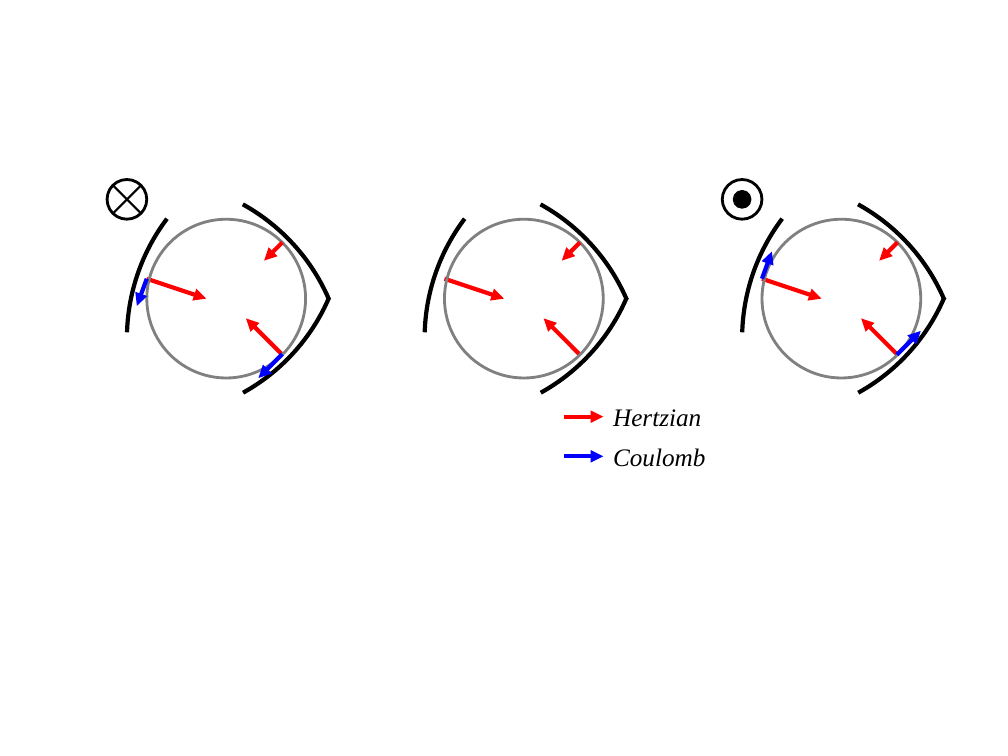
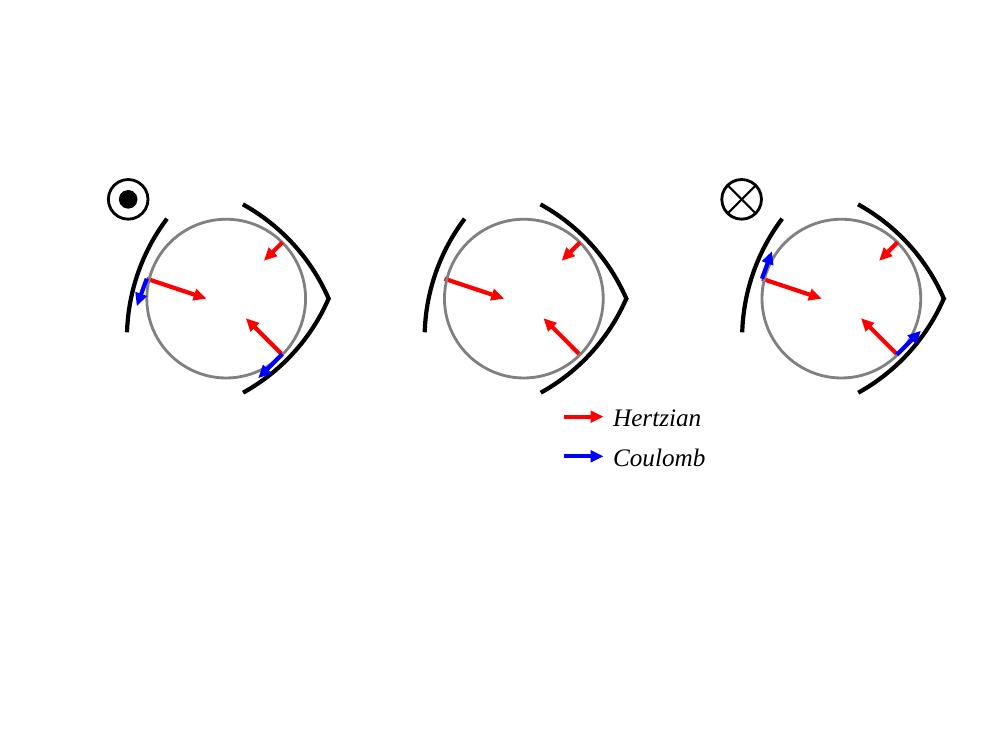
Before and after one commit to CurryMultiSci/Ballscrew-ElasticShaft-withCoulomb, a slide deck: slide 5 of _3_Friction_between_ball_and_spiral/_3_2_Friction_Distribution_between_twisted_Spiral_Torus/プレゼンテーション1.pptx (slide 4 before the commit). Drawn at 1008x756 pixels with LibreOffice and Linux fonts; fonts in the diff are those of the drawing. Boxes give left, top, right and bottom in pixels: in the first picture for what was removed or moved away, otherwise in the second. Text is boxed around its words. In the diff, an @@ line names an element or a change of style, - is before the commit and + after.

```diff
--- a/_3_Friction_between_ball_and_spiral/_3_2_Friction_Distribution_between_twisted_Spiral_Torus/プレゼンテーション1.pptx
+++ b/_3_Friction_between_ball_and_spiral/_3_2_Friction_Distribution_between_twisted_Spiral_Torus/プレゼンテーション1.pptx
@@ ellipse: place and size @@
-ellipse at bbox=[734, 192, 750, 208]
+ellipse at bbox=[120, 192, 136, 208]
@@ line moved from (113, 185) - (141, 214) to (728, 185) - (756, 214) @@
@@ line moved from (141, 185) - (113, 214) to (756, 185) - (728, 214) @@
```
Also in this commit, not shown: 2 other slides changed, 3 slides added.
